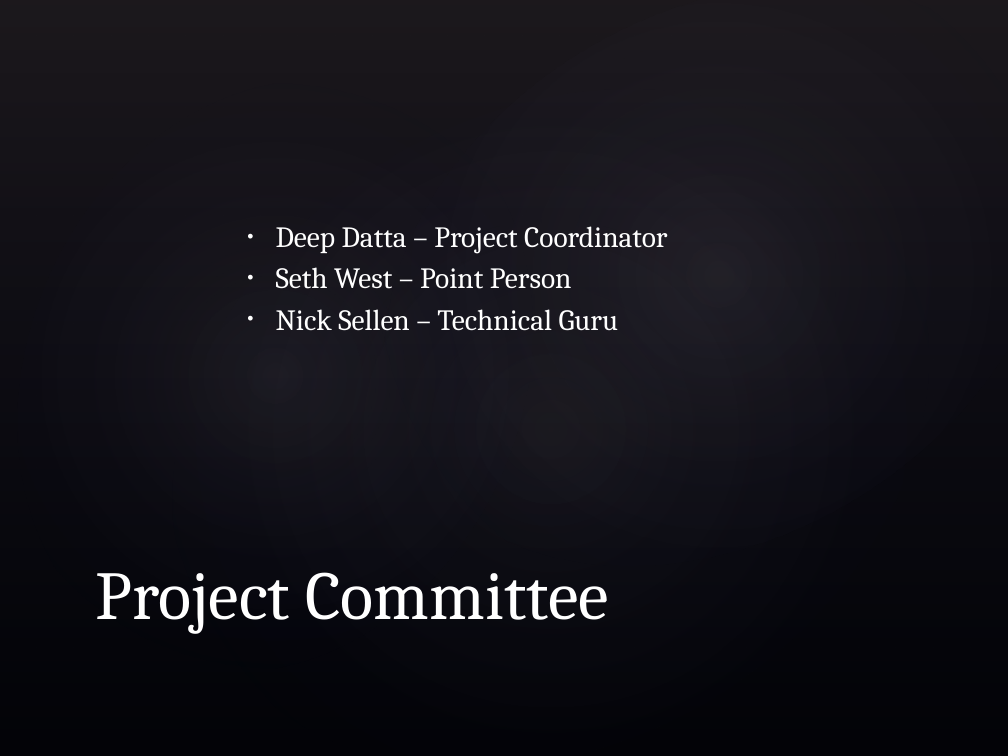
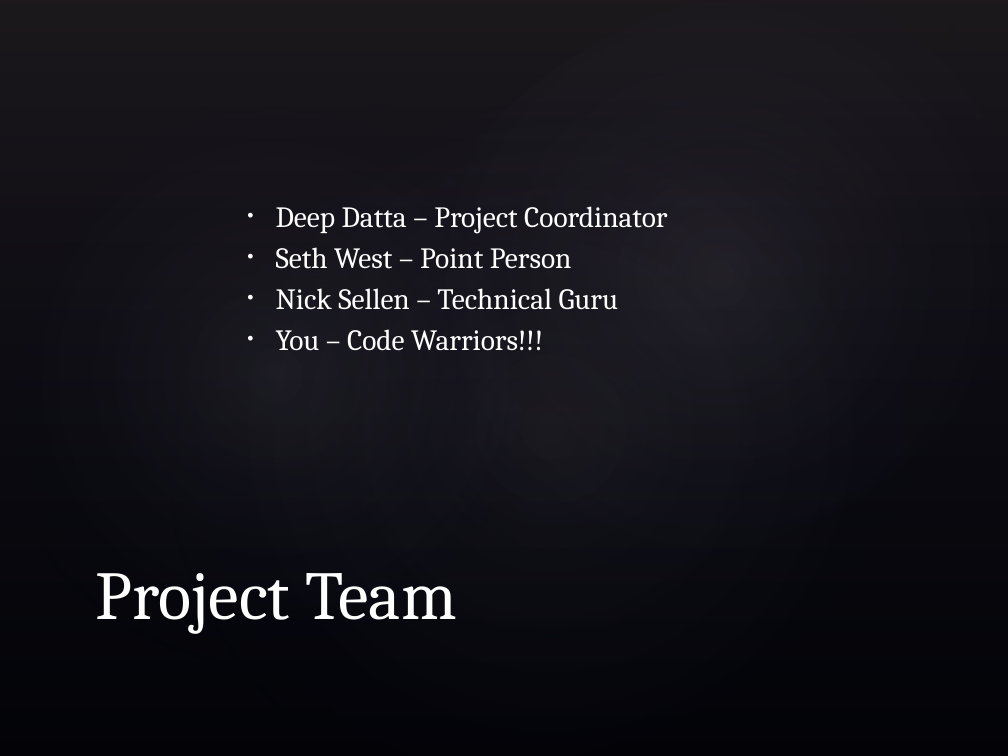
Before and after one commit to Code-Alliance-Archive/codescore, a slide deck: slide 2 of codeScorePreview.pptx. Drawn at 1008x756 pixels with LibreOffice and Linux fonts; fonts in the diff are those of the drawing; background and template pictures are left out. Boxes give left, top, right and bottom in pixels: in the first picture for what was removed or moved away, otherwise in the second. Text is boxed around its words. In the diff, an @@ line names an element or a change of style, - is before the commit and + after.

```diff
--- a/codeScorePreview.pptx
+++ b/codeScorePreview.pptx
@@ text at (x1=276, y1=329, x2=543, y2=351): paragraph added @@
+• You – Code Warriors!!!
@@ title at (x1=96, y1=573, x2=457, y2=634): text changed @@
-Project Committee
+Project Team
```
Also in this commit, not shown: 1 other slide changed, 1 other file.
